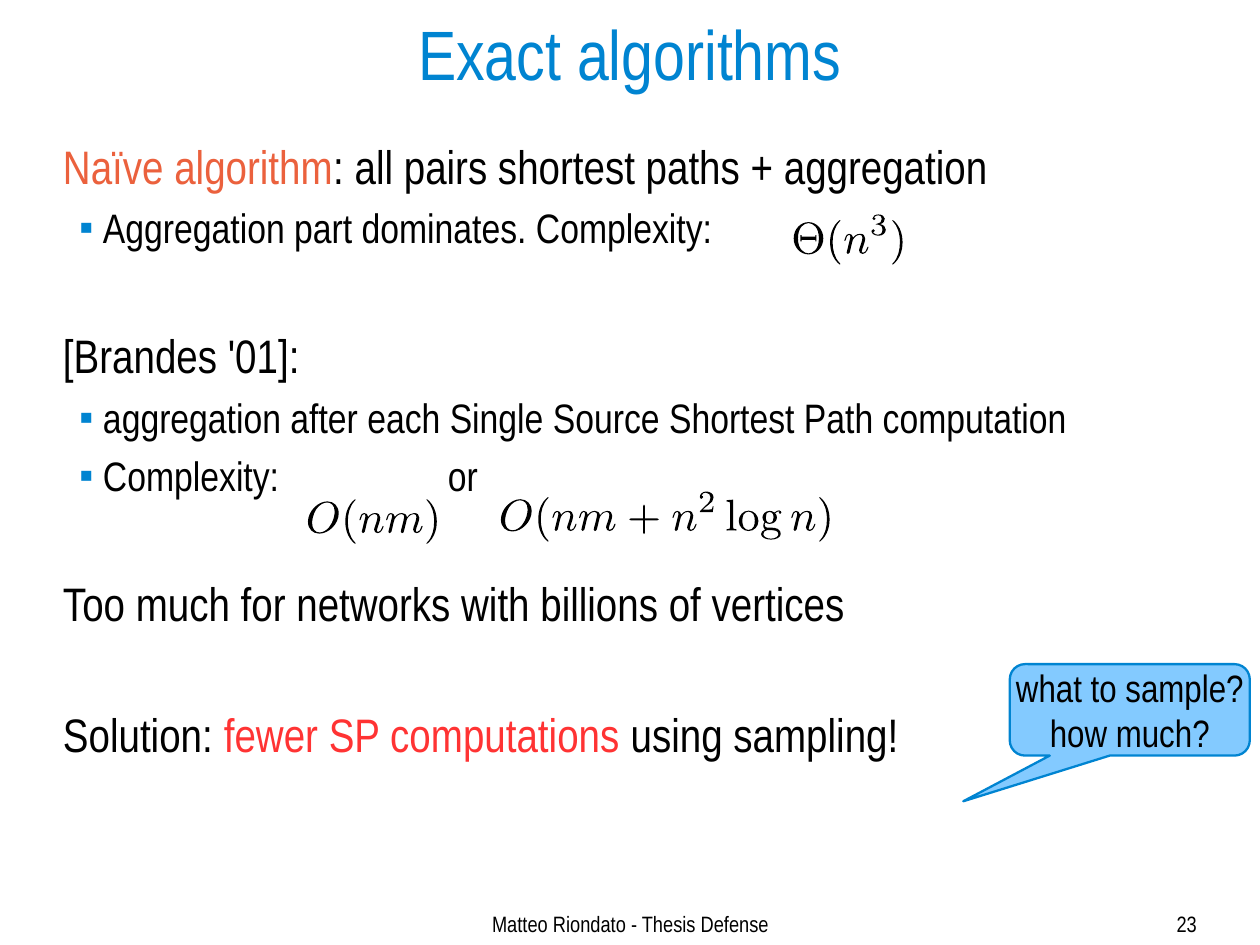
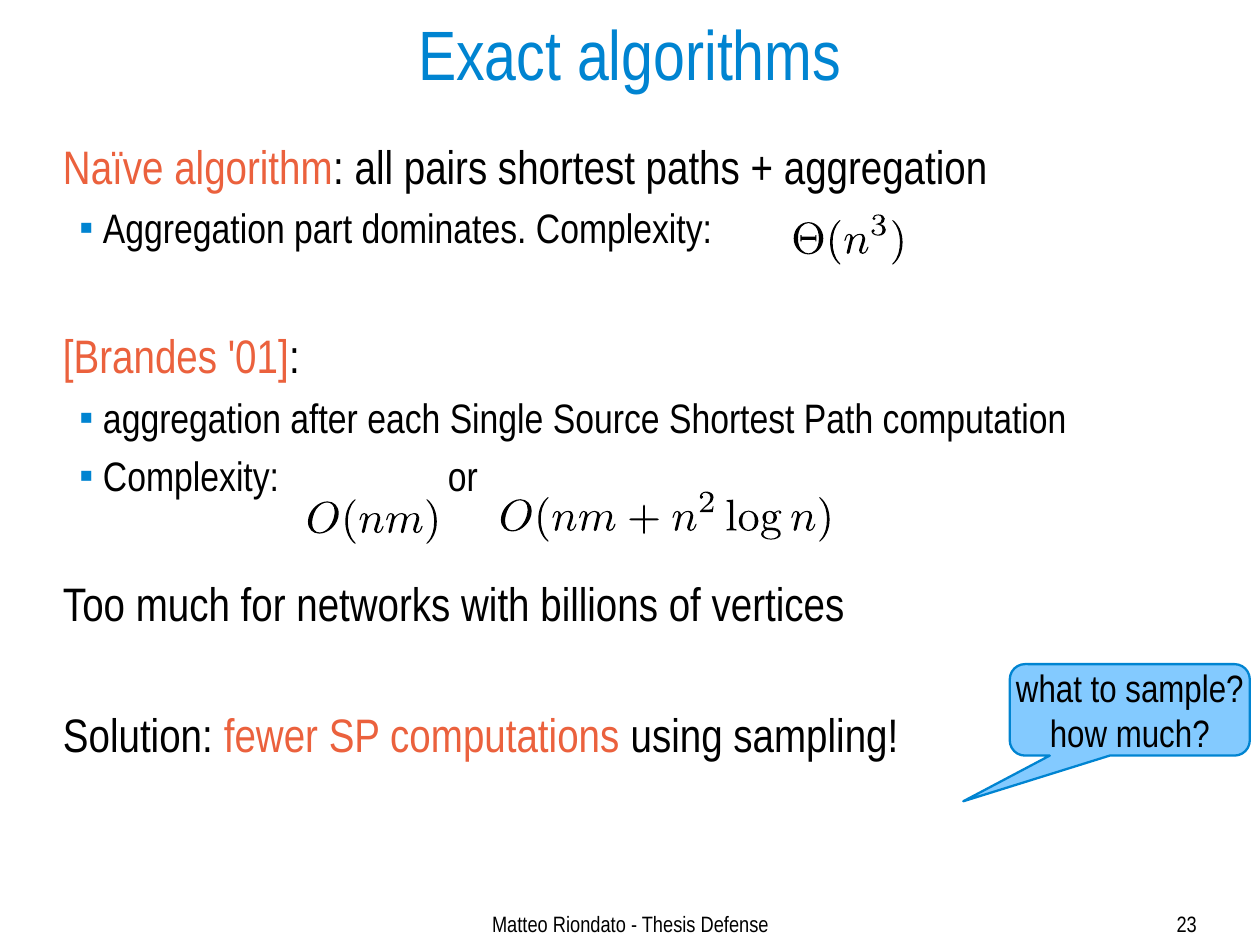
Before and after one commit to ZhizhongIsaacChen/dissertation, a slide deck: slide 23 of defense/Defense-talk.odp. Drawn at 1260x945 pixels with LibreOffice and Linux fonts; fonts in the diff are those of the drawing. Boxes give left, top, right and bottom in pixels: in the first picture for what was removed or moved away, otherwise in the second. Text is boxed around its words. In the diff, an @@ line names an element or a change of style, - is before the commit and + after.

```diff
--- a/defense/Defense-talk.odp
+++ b/defense/Defense-talk.odp
@@ text at [63,339,898,762]: text colour #000000 to #EB613D in "[Brandes '01]:"; text colour #FF3333 to #EB613D in "fewer SP computations" @@
```
Also in this commit, not shown: 28 other slides changed, 1 slide removed.
